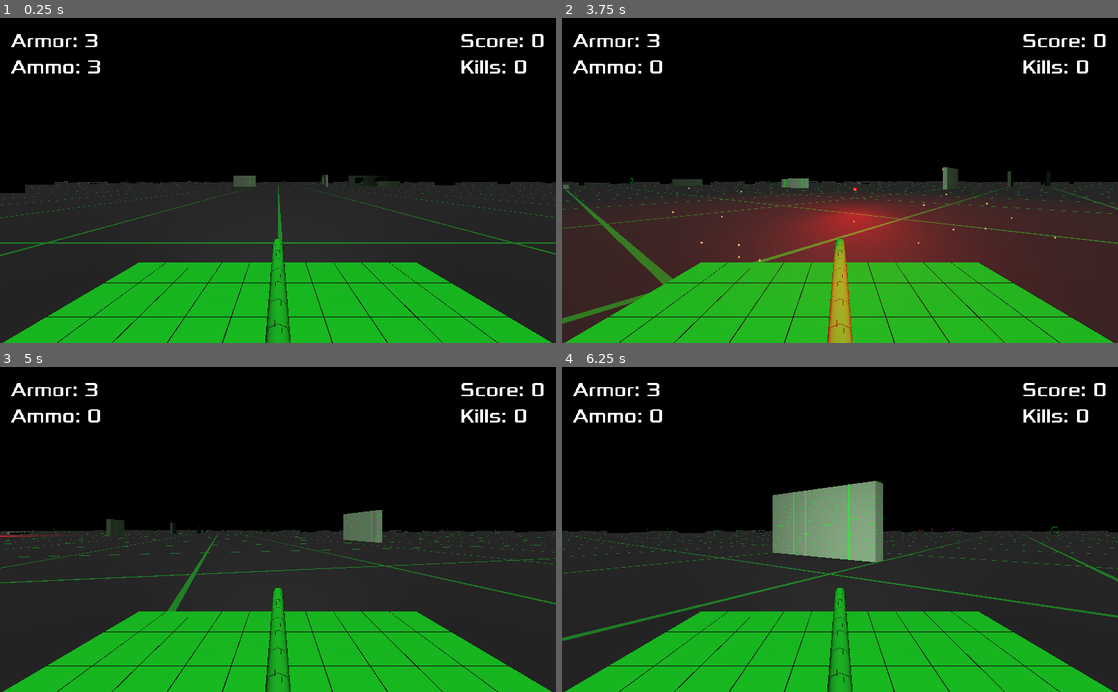
Above: before the commit, frames 1-4 (two rows, left to right).
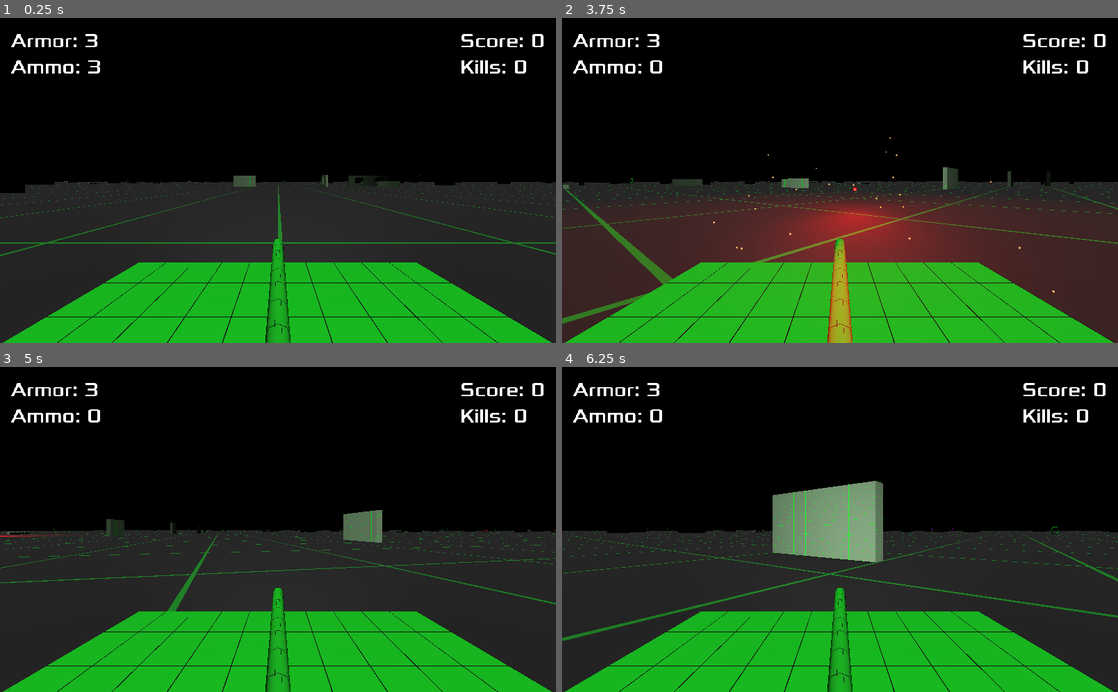
Above: after the commit, the same moments.

Repository: Kromey/spectre
Game: Godot game, scene res://Main.tscn
Same seed, same stepped clock (60 frames per second), same inputs: the game is played once before the commit and once after it.
Inputs:
- Up to frame 1 (0.25 s): no input
- Up to frame 2 (3.75 s): hold Space (action_shoot) 0.53-1.28 s; hold W (movement_forward) 0.53-2.03 s; tap Space (action_shoot) at 1.35, 2.85 s; hold Space (action_shoot) 2.03-2.78 s; hold A (movement_left) 2.03-3.53 s; hold S (movement_backward) from 3.53 s (still down); hold Space (action_shoot) from 3.53 s (still down)
- Up to frame 3 (5 s): release S (movement_backward) at 4.28 s; release Space (action_shoot) at 4.28 s; hold D (movement_right) from 4.28 s (still down); tap Space (action_shoot) at 4.35 s
- Up to frame 4 (6.25 s): release D (movement_right) at 5.03 s; hold W (movement_forward) 5.03-5.78 s; hold Space (action_shoot) 5.03-5.78 s; hold D (movement_right) from 5.78 s (still down); tap Space (action_shoot) at 5.85 s

The runs differ from the first frame. In frame 1, less than 0.1% of the frame differs, in the area x 75-76%, y 48-49%; in frame 2, less than 0.1%, in the area x 0-89%, y 36-85%; in frame 3, less than 0.1%; in frame 4, less than 0.1%.

Commit message:
New AdvancedTank enemy

Diff:
--- a/Main.gd
+++ b/Main.gd
@@ -3,6 +3,7 @@
 #const PillBomb = preload("res://PillBomb.tscn")
 const PlayerTank = preload("res://tanks/player/PlayerTank.tscn")
 const AITank = preload("res://tanks/AITank.tscn")
+const AdvancedTank = preload("res://tanks/AdvancedTank.tscn")
 const Turret = preload("res://tanks/Turret.tscn")
 const ArmorPickup = preload("res://ArmorPickup.tscn")
 const Flag = preload("res://Flag.tscn")
@@ -75,6 +76,7 @@
 			for _t in tanks:
 				spawn_tank(AITank, flag.translation, 0.5, 4.5)
 			spawn_tank(Turret, flag.translation, 0.5, 1.5)
+			spawn_tank(AdvancedTank, flag.translation, 3.0, 5.0)
 
 	for _i in 35:
 		spawn_tank(AITank, player.translation, 50, 95)
--- /dev/null
+++ b/tanks/AdvancedTank.tscn
@@ -0,0 +1,23 @@
+[gd_scene load_steps=4 format=2]
+
+[ext_resource path="res://tanks/AITank.tscn" type="PackedScene" id=1]
+[ext_resource path="res://grid.shader" type="Shader" id=2]
+
+[sub_resource type="ShaderMaterial" id=1]
+shader = ExtResource( 2 )
+shader_param/BASE_COLOR = Color( 0.839216, 0.6, 0.0784314, 1 )
+shader_param/LINE_WIDTH = 0.02
+shader_param/LINE_COLOR = Color( 0, 0, 0, 1 )
+shader_param/COLUMN_COUNT = 10.0
+shader_param/ROW_COUNT = 10.0
+
+[node name="AdvancedTank" instance=ExtResource( 1 )]
+MAX_DAMAGE = 2
+MAX_SPEED = 3.0
+TURN_RATE = 1.8
+MAX_AMMO = 1.0
+GUN_RANGE = 20.0
+BULLET_SPEED = 9.0
+
+[node name="CSGCombiner" parent="." index="1"]
+material_override = SubResource( 1 )
